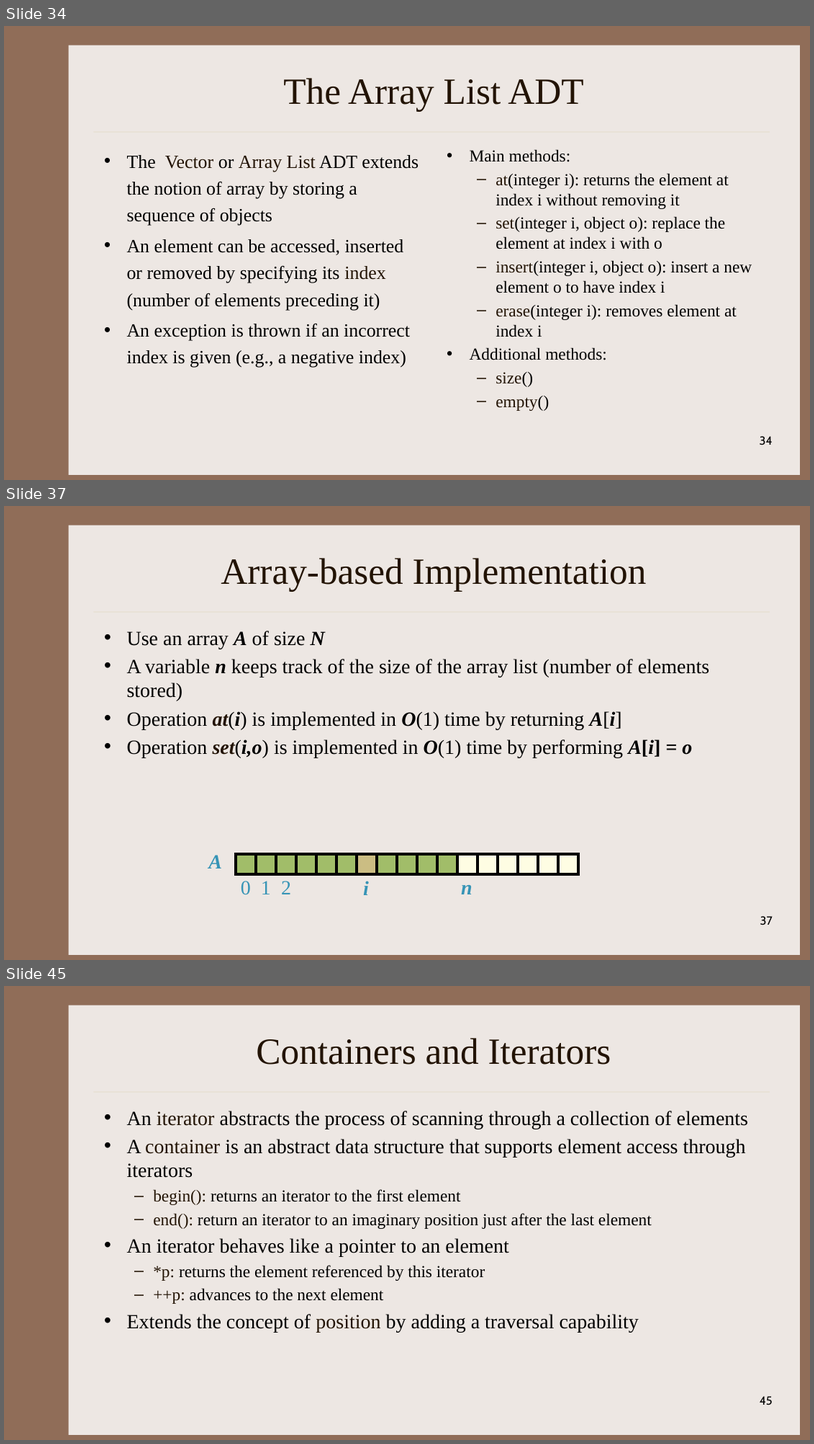
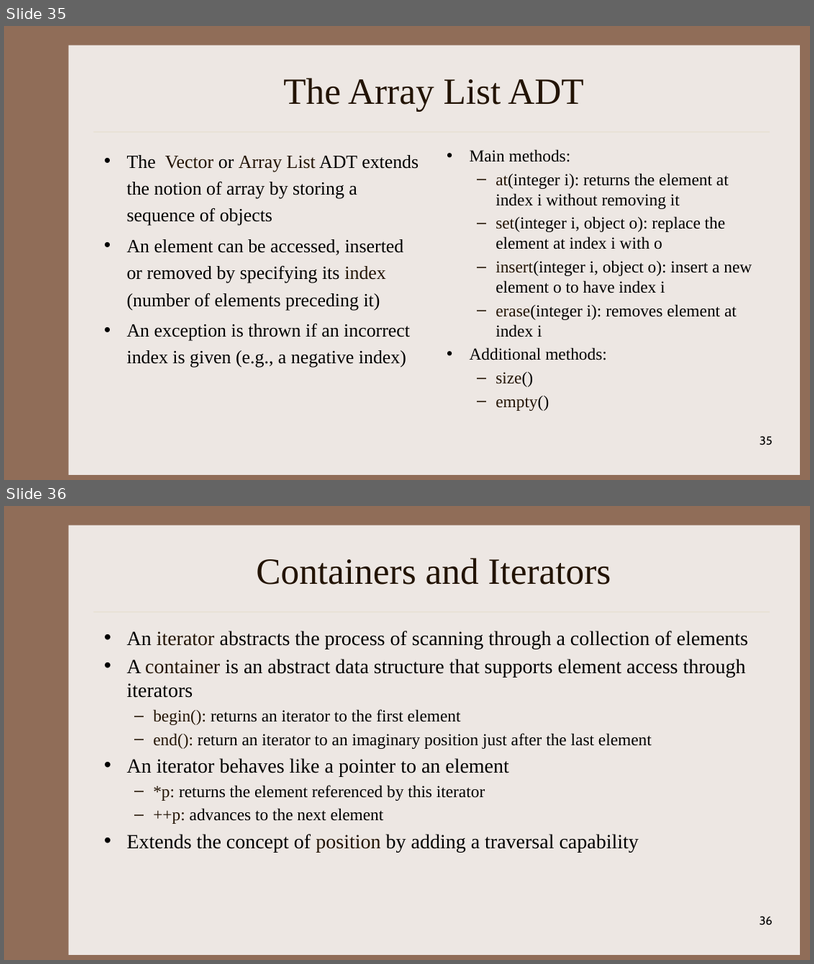
Before and after one commit to kapsitis/rbs-datastructures, a slide deck: slides/DS_Week04_02_StacksAndQueues.pptx. Shown one above the other, each under a label of ours: slides 34, 37 and 45 before the commit, slides 35 and 36 after it; the slides between them are not shown. The pictures are 814x1444 and 814x964 pixels, drawn with LibreOffice and Linux fonts; fonts in the diff are those of the drawing. Boxes give left, top, right and bottom in pixels: in the first picture for what was removed or moved away, otherwise in the second. Text is boxed around its words. In the diff, an @@ line names an element or a change of style, - is before the commit and + after.

```diff
--- a/slides/DS_Week04_02_StacksAndQueues.pptx
+++ b/slides/DS_Week04_02_StacksAndQueues.pptx
@@ slide 37 removed at (4,506,810,960), background #906D58; not listed: 2 template elements that a slide beside it also shows @@
@@ title removed at (221,558,647,591) @@
-Array-based Implementation
@@ text removed at (127,631,710,757) @@
-• Use an array A of size N
-• A variable n keeps track of the size of the array list (number of elements stored)
-• Operation at(i) is implemented in O(1) time by returning A[i]
-• Operation set(i,o) is implemented in O(1) time by performing A[i] = o
@@ text removed at (208,854,222,868) @@
-A
@@ rectangle removed at (236,854,256,874) @@
@@ rectangle removed at (256,854,276,874) @@
@@ rectangle removed at (276,854,296,874) @@
@@ rectangle removed at (296,854,316,874) @@
@@ rectangle removed at (316,854,337,874) @@
@@ rectangle removed at (337,854,357,874) @@
@@ rectangle removed at (357,854,377,874) @@
@@ rectangle removed at (377,854,397,874) @@
@@ rectangle removed at (397,854,417,874) @@
@@ rectangle removed at (417,854,437,874) @@
@@ rectangle removed at (437,854,458,874) @@
@@ rectangle removed at (458,854,478,874) @@
@@ rectangle removed at (478,854,498,874) @@
@@ rectangle removed at (498,854,518,874) @@
@@ rectangle removed at (518,854,538,874) @@
@@ rectangle removed at (538,854,558,874) @@
@@ rectangle removed at (558,854,579,874) @@
@@ text removed at (241,880,251,895) @@
-0
@@ text removed at (261,880,271,894) @@
-1
@@ text removed at (281,880,291,894) @@
-2
@@ text removed at (363,880,369,895) @@
-i
@@ text removed at (461,885,473,894) @@
-n
@@ page number removed at (761,916,773,925) @@
-37
@@ what was slide 34 is now slide 35 @@
@@ page number at (760,436,773,445): text changed @@
-34
+35
@@ what was slide 45 is now slide 36 @@
@@ page number at (760,916,773,925): text changed @@
-45
+36
```
Also in this commit, not shown: 4 slides changed, 1 slide added, 9 other slides removed, 17 other files.
